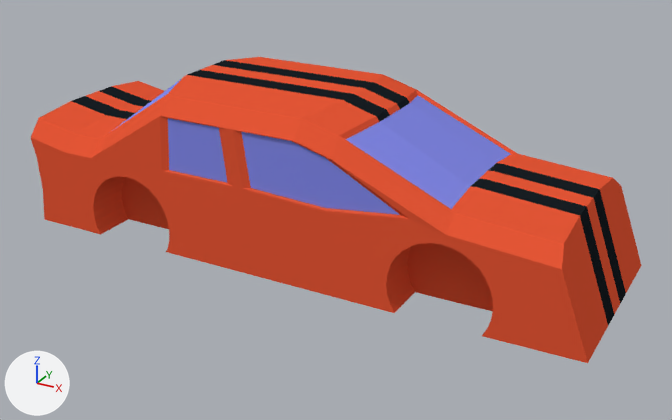
The Blender file Blender Models/Car1.blend, before and after one commit.
Both versions are drawn from a 50 mm camera at (9.14, -15.32, 7.44) aimed at (0.81, -0.18, -0.14). Lighting does not change. The marker at lower left points along +X, +Y and +Z.

The older version as bpy lines, for what is in view:
```python
mat_base = diffuse_material('Base')
mat_base.base_color = (0.8, 0.0958, 0.0377)  # red #e75737
me_cube = bpy.data.meshes.new('Cube')
me_cube.from_pydata(...)  # 464 vertices, 352 faces; spans x -1.13..1.3, y -1.0..1.01, z -1.0..2.35
# faces by material slot: [300, 16, 36]
me_cube.materials.append(mat_base)  # red #e75737
me_cube.materials.append(mat_glass)  # blue #8389e7
me_cube.materials.append(mat_black)  # black #191f23
ob_cube = bpy.data.objects.new('Cube', me_cube)
ob_cube.location = (0.0, 0.0, 0.0)
ob_cube.scale = (5.0, 2.0, 1.0)
```
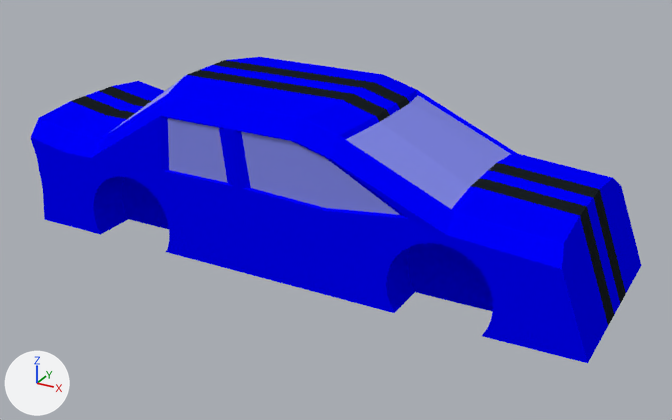
Patch to the scene script:
```diff
--- a/Blender Models/Car1.blend.py
+++ b/Blender Models/Car1.blend.py
@@ mat_base @@
 mat_base = diffuse_material('Base')
-mat_base.base_color = (0.8, 0.0958, 0.0377)  # red #e75737
+mat_base.base_color = (0.0, 0.0, 1.0)  # blue #0000ff
```

Where the change shows, as pixel boxes (x1, y1, x2, y2) in the pictures (672 x 420 px):
'Cube', recoloured (red to blue)
    both: (31, 57, 641, 363)
